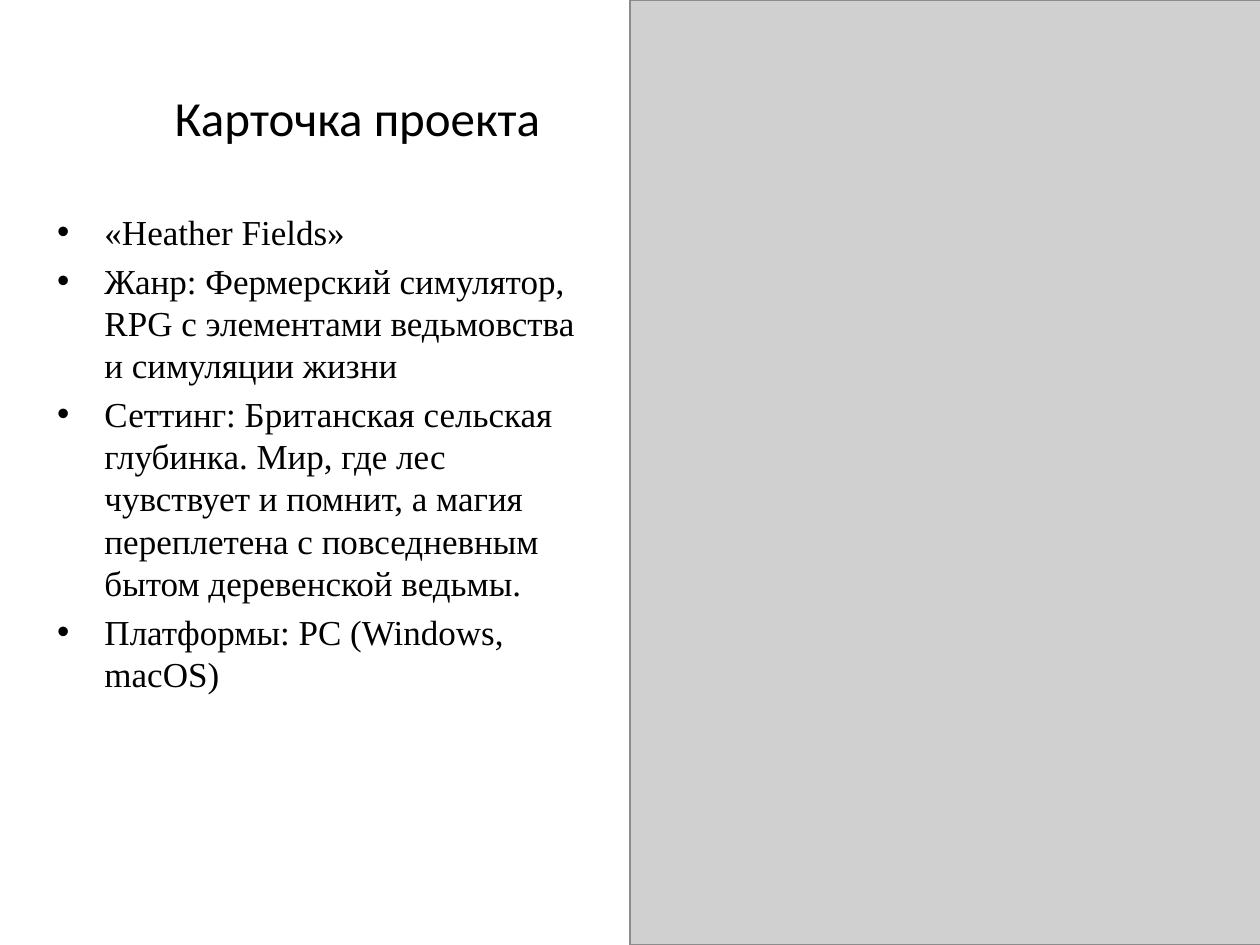
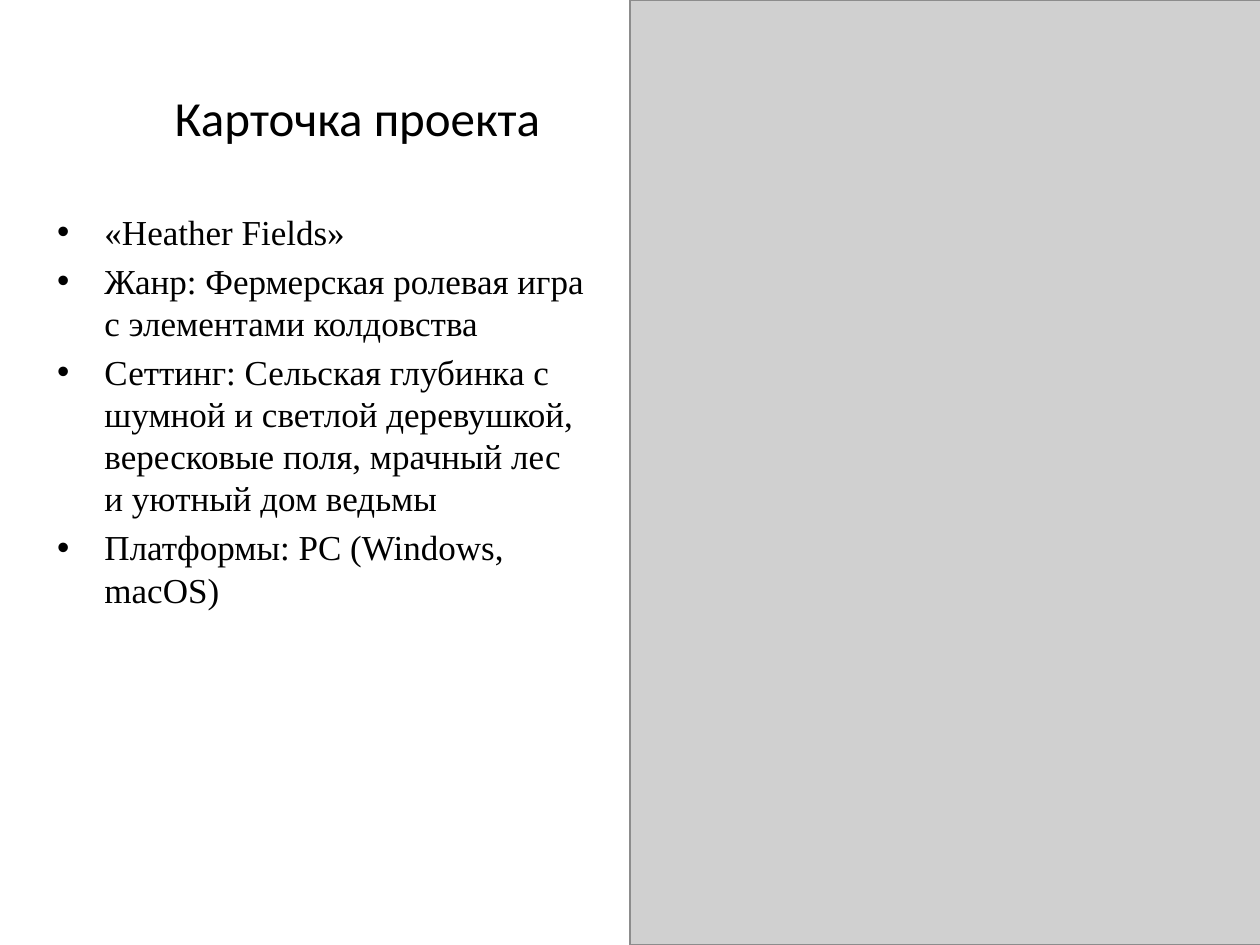
Before and after one commit to Sofiya-Chiffa/homeworks, a slide deck: slide 2 of жильцова презентация.pptx. Drawn at 1260x945 pixels with LibreOffice and Linux fonts; fonts in the diff are those of the drawing; grey boxes stand for pictures. Boxes give left, top, right and bottom in pixels: in the first picture for what was removed or moved away, otherwise in the second. Text is boxed around its words. In the diff, an @@ line names an element or a change of style, - is before the commit and + after.

```diff
--- a/жильцова презентация.pptx
+++ b/жильцова презентация.pptx
@@ text at (104,271,583,519): text changed @@
-• Жанр: Фермерский симулятор, RPG с элементами ведьмовства и симуляции жизни
-• Сеттинг: Британская сельская глубинка. Мир, где лес чувствует и помнит, а магия переплетена с повседневным бытом деревенской ведьмы.
+• Жанр: Фермерская ролевая игра с элементами колдовства
+• Сеттинг: Сельская глубинка с шумной и светлой деревушкой, вересковые поля, мрачный лес и уютный дом ведьмы
```
Also in this commit, not shown: 7 other slides changed.
